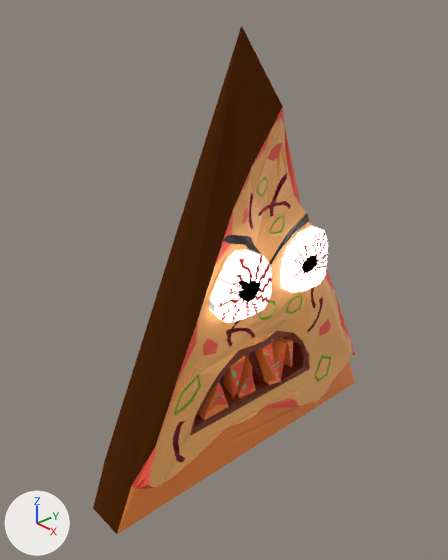
The Blender file PizzaEnemy.blend, before and after one commit.
Before and after are seen from a 50 mm lens placed at (3.318, -3.699, 2.625), pointed at (1.76, -2.288, 1.605). The axes (+X, +Y, +Z) are drawn at lower left. The lights are the same throughout.
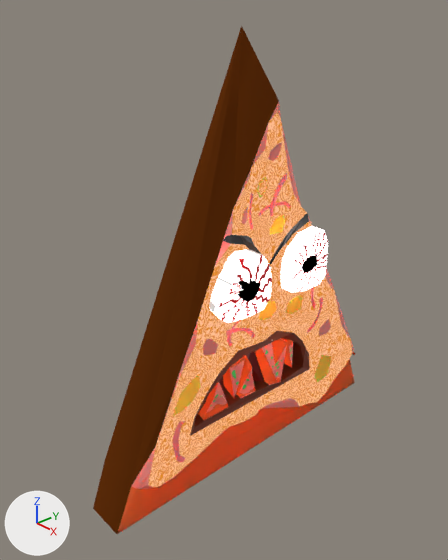
Location of each change, [x1, y1, x2, y2] in pixels of the pictures (448 x 560 px; the box of a moved part takes in the faces that stretch with it):
'Cube', recoloured, surface changed, reshaped (brown to orange)
    both: [93, 25, 355, 534]
part 1 of me_cube, moved or reshaped
    both: [105, 25, 301, 486]
part 2 of me_cube, recoloured
    both: [260, 297, 301, 318]
part 3 of me_cube, recoloured (brown to orange)
    both: [176, 379, 199, 411]
part 4 of me_cube, recoloured
    both: [271, 217, 283, 233]
part 5 of me_cube, recoloured (brown to orange)
    both: [316, 358, 330, 379]

Diff of the bpy script that builds the scene:
```diff
--- a/PizzaEnemy.blend.py
+++ b/PizzaEnemy.blend.py
@@ mat_crast @@
 n0 = _N.new('ShaderNodeOutputMaterial'); n0.name = 'Material Output'
-n1 = _N.new('ShaderNodeBsdfPrincipled'); n1.name = 'Principled BSDF'
-n1.distribution = 'GGX'
-n1.subsurface_method = 'BURLEY'
-n1.inputs[0].default_value = (1.0, 0.265, 0.0456, 1.0)  # 'Base Color', orange #ff8d3c
-_L.new(n1.outputs[0], n0.inputs[0])  # 'BSDF' to 'Surface'
+n2 = _N.new('ShaderNodeSubsurfaceScattering'); n2.name = 'Subsurface Scattering'
+n2.falloff = 'BURLEY'
+n2.inputs[0].default_value = (0.8, 0.113, 0.0366, 1.0)  # 'Color', orange #e75e36
+n2.inputs[1].default_value = 1.0  # 'Scale'
+_L.new(n2.outputs[0], n0.inputs[0])  # 'BSSRDF' to 'Surface'
@@ mat_sauce @@
 n1 = _N.new('ShaderNodeBsdfPrincipled'); n1.name = 'Principled BSDF'
 n1.subsurface_method = 'BURLEY'
-n1.inputs[0].default_value = (1.0, 0.102, 0.0617, 1.0)  # 'Base Color', red #ff5a46
+n1.inputs[8].default_value = 1.0  # 'Subsurface Weight'
+n2 = _N.new('ShaderNodeTexWhiteNoise'); n2.name = 'White Noise Texture'
+n2.inputs[0].default_value = (0.0, 17.6, 6.3)  # 'Vector'
+n3 = _N.new('ShaderNodeMix'); n3.name = 'Mix'
+n3.data_type = 'RGBA'
+n3.inputs[6].default_value = (1.0, 0.102, 0.0617, 1.0)  # 'A', red #ff5a46
+n3.inputs[7].default_value = (0.8, 0.8, 0.8, 1.0)  # 'B', white #e7e7e7
 _L.new(n1.outputs[0], n0.inputs[0])  # 'BSDF' to 'Surface'
+_L.new(n2.outputs[0], n3.inputs[0])  # 'Value' to 'Factor'
+_L.new(n2.outputs[0], n1.inputs[10])  # 'Value' to 'Subsurface Scale'
+_L.new(n3.outputs[2], n1.inputs[0])  # 'Result' to 'Base Color'
@@ mat_onion @@
 n0 = _N.new('ShaderNodeOutputMaterial'); n0.name = 'Material Output'
-n1 = _N.new('ShaderNodeBsdfAnisotropic'); n1.name = 'Anisotropic BSDF'
-n1.distribution = 'GGX'
-n1.inputs[0].default_value = (0.8, 0.097, 0.151, 1.0)  # 'Color', red #e7586c
-n1.inputs[2].default_value = -1.0  # 'Anisotropy'
-_L.new(n1.outputs[0], n0.inputs[0])  # 'BSDF' to 'Surface'
+n2 = _N.new('ShaderNodeSubsurfaceScattering'); n2.name = 'Subsurface Scattering'
+n2.falloff = 'BURLEY'
+n2.inputs[0].default_value = (1.0, 0.223, 0.26, 1.0)  # 'Color', pink #ff828b
+n2.inputs[1].default_value = 1.0  # 'Scale'
+_L.new(n2.outputs[0], n0.inputs[0])  # 'BSSRDF' to 'Surface'
@@ mat_cheesse @@
 mat_cheesse = bpy.data.materials.new('Cheesse')
-# nodes: BsdfPrincipled, OutputMaterial
-# colours: orange #ffb668
+# nodes: HueSaturation, MixShader x2, OutputMaterial, SubsurfaceScattering, TexWave
+# colours: orange #ff9500, orange #e75e36
@@ mat_olives @@
 n0 = _N.new('ShaderNodeOutputMaterial'); n0.name = 'Material Output'
-n1 = _N.new('ShaderNodeBsdfAnisotropic'); n1.name = 'Anisotropic BSDF'
-n1.distribution = 'GGX'
-n1.inputs[0].default_value = (0.42, 0.8, 0.0488, 1.0)  # 'Color', green #ade73e
-n1.inputs[1].default_value = 1.0  # 'Roughness'
-n1.inputs[2].default_value = 0.5  # 'Anisotropy'
-_L.new(n1.outputs[0], n0.inputs[0])  # 'BSDF' to 'Surface'
+n2 = _N.new('ShaderNodeSubsurfaceScattering'); n2.name = 'Subsurface Scattering'
+n2.falloff = 'BURLEY'
+n2.inputs[0].default_value = (0.8, 0.591, 0.0727, 1.0)  # 'Color', yellow #e7ca4c
+n2.inputs[1].default_value = 1.0  # 'Scale'
+_L.new(n2.outputs[0], n0.inputs[0])  # 'BSSRDF' to 'Surface'
@@ me_cube @@
 me_cube.from_pydata(...)  # 1674 vertices, 554 faces, 2 loose edges; spans x 1.92..2.23, y -0.67..0.74, z 0.37..2.06
+# me_cube part 1
+for i in [2, 1318, 1319, 1322]: me_cube.vertices[i].co += Vector((-0.01, -0.01, 0.02))
+# me_cube part 2: 3 of the faces centred in x 2.15..2.16, y 0.02..0.19, z 1.03..1.09 switch from mat_cheesse (orange #ffb668) to mat_olives
+# me_cube part 3: 1 of the faces centred in x 2.16, y -0.38, z 0.86 switch from mat_cheesse (orange #ffb668) to mat_olives
+# me_cube part 4: 1 of the faces centred in x 2.15, y 0.08, z 1.4 switch from mat_cheesse (orange #ffb668) to mat_olives
+# me_cube part 5: 1 of the faces centred in x 2.16, y 0.4, z 0.64 switch from mat_cheesse (orange #ffb668) to mat_olives
 me_cube.materials.append(mat_material)
```
